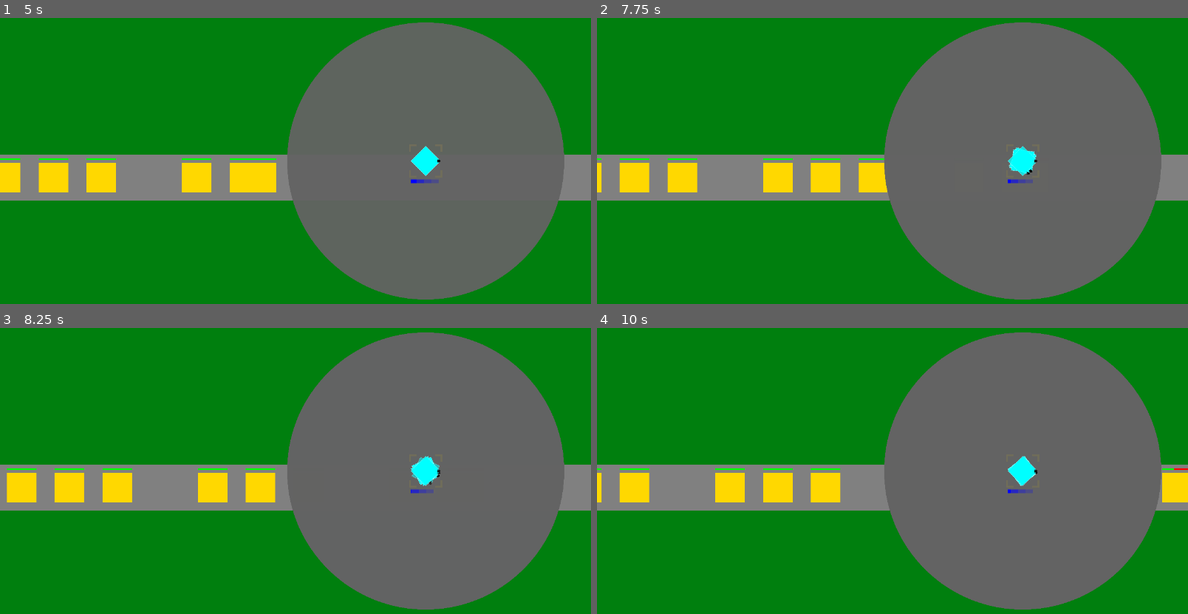
Above: before the commit, frames 1-4 (two rows, left to right).
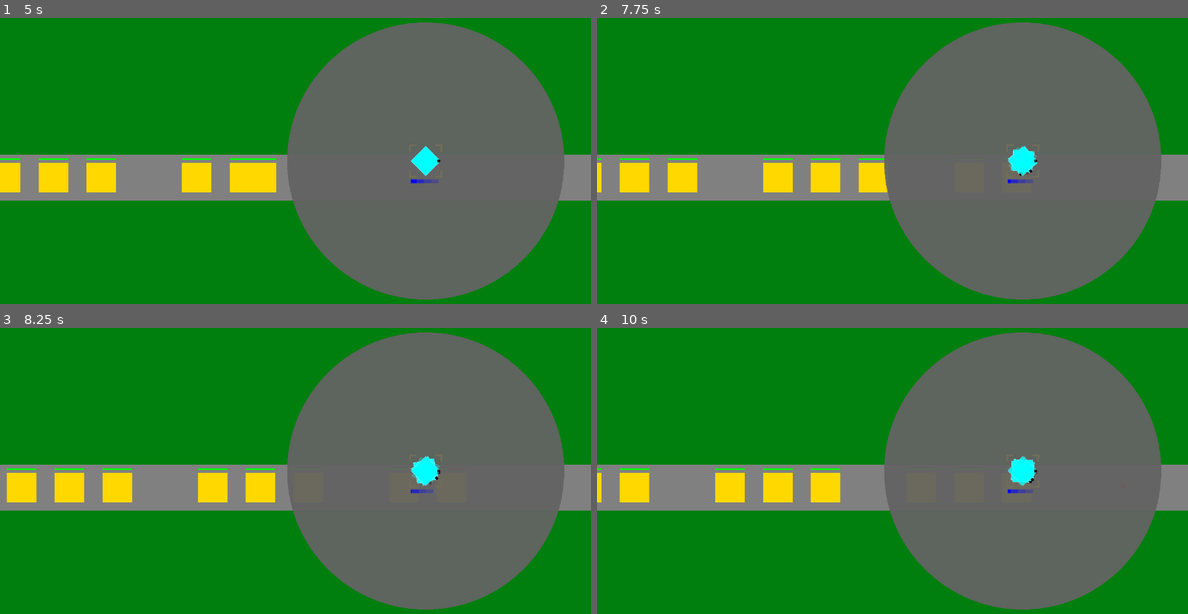
Above: after the commit, the same moments.

Repository: phrasmotica/godot-tower-defence
Game: Godot game, scene res://scenes/game.tscn
Same seed, same stepped clock (60 frames per second), same inputs: the game is played once before the commit and once after it.
Inputs (mouse positions are in pixels of both pictures, inside the frame that each line leads up to):
- Up to frame 1 (5 s): tap Enter (ui_accept) at 0.5, 0.77, 1.52, 3.02, 3.77, 4.52 s; move the mouse to (425, 161) at 0.52 s; hold U (tower_upgrade) 0.53-1.28 s; tap 1 (tower_1) every 0.75 s from 0.6 to 4.35 s; click (425, 161) at 0.67 s; move the mouse to (425, 161) at 1.27 s; click (425, 161) at 1.42 s; hold U (tower_upgrade) 2.03-3.53 s; click (425, 161) at 2.17 s; click (425, 161) at 2.92 s; click (425, 161) at 3.67 s; tap Escape (ui_cancel) at 4.15 s; click (425, 161) at 4.42 s
- Up to frame 2 (7.75 s): tap 1 (tower_1) every 0.75 s from 5.1 to 7.35 s; click (1022, 161) at 5.17 s; hold U (tower_upgrade) from 5.78 s (still down); click (1022, 161) at 5.92 s; tap Enter (ui_accept) at 6.02, 6.77, 7.52 s; click (1022, 161) at 6.67 s; click (1022, 161) at 7.42 s
- Up to frame 3 (8.25 s): release U (tower_upgrade) at 8.03 s; tap 1 (tower_1) at 8.1 s; click (425, 471) at 8.17 s
- Up to frame 4 (10 s): tap 1 (tower_1) at 8.85, 9.6 s; click (1022, 471) at 8.92 s; tap Enter (ui_accept) at 9.02, 9.77 s; hold U (tower_upgrade) from 9.53 s (still down); click (1022, 471) at 9.67 s

Frame 1 is identical in both runs. In frame 2, less than 0.1% of the frame differs, in the area x 69-75%, y 44-56%; in frame 3, less than 0.1%; in frame 4, 0.6%, in the area x 69-100%, y 44-61%.

Commit message:
Handle tower deselection in tower manager, meaning that only one tower at a time can be selected

Diff:
--- a/scripts/tower.gd
+++ b/scripts/tower.gd
@@ -27,9 +27,6 @@
 
 	if tower_mode == TowerMode.FIRING:
 		if is_selected:
-			if Input.is_action_just_pressed("ui_cancel"):
-				deselect()
-
 			if Input.is_action_just_pressed("ui_text_delete"):
 				sell()
 
--- a/scripts/tower_manager.gd
+++ b/scripts/tower_manager.gd
@@ -8,6 +8,7 @@
 signal tower_upgrade_start(tower: Tower, next_level: TowerLevel)
 
 signal tower_selected(tower: Tower)
+signal tower_deselected
 
 var new_tower: Tower = null
 var selected_tower: Tower = null
@@ -26,8 +27,18 @@
 		add_child(new_tower)
 
 	if Input.is_action_just_pressed("ui_cancel"):
+		if selected_tower:
+			deselect()
+
 		if new_tower:
 			cancel_tower_creation()
+
+func deselect():
+	print("Deselecting tower")
+
+	selected_tower.deselect()
+	selected_tower = null
+	tower_deselected.emit()
 
 func cancel_tower_creation():
 	print("Cancelling tower creation")
@@ -48,5 +59,8 @@
 func _on_new_tower_selected(tower: Tower):
 	print("Selected " + tower.name)
 
+	if selected_tower:
+		selected_tower.deselect()
+
 	selected_tower = tower
 	tower_selected.emit(tower)
